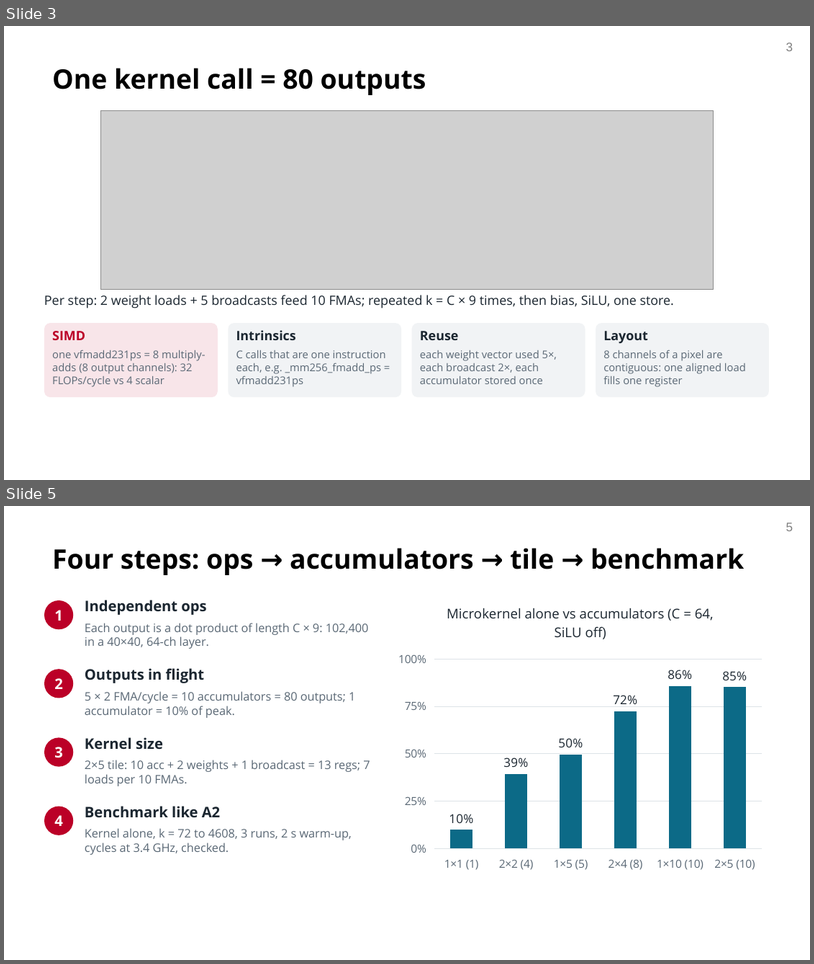
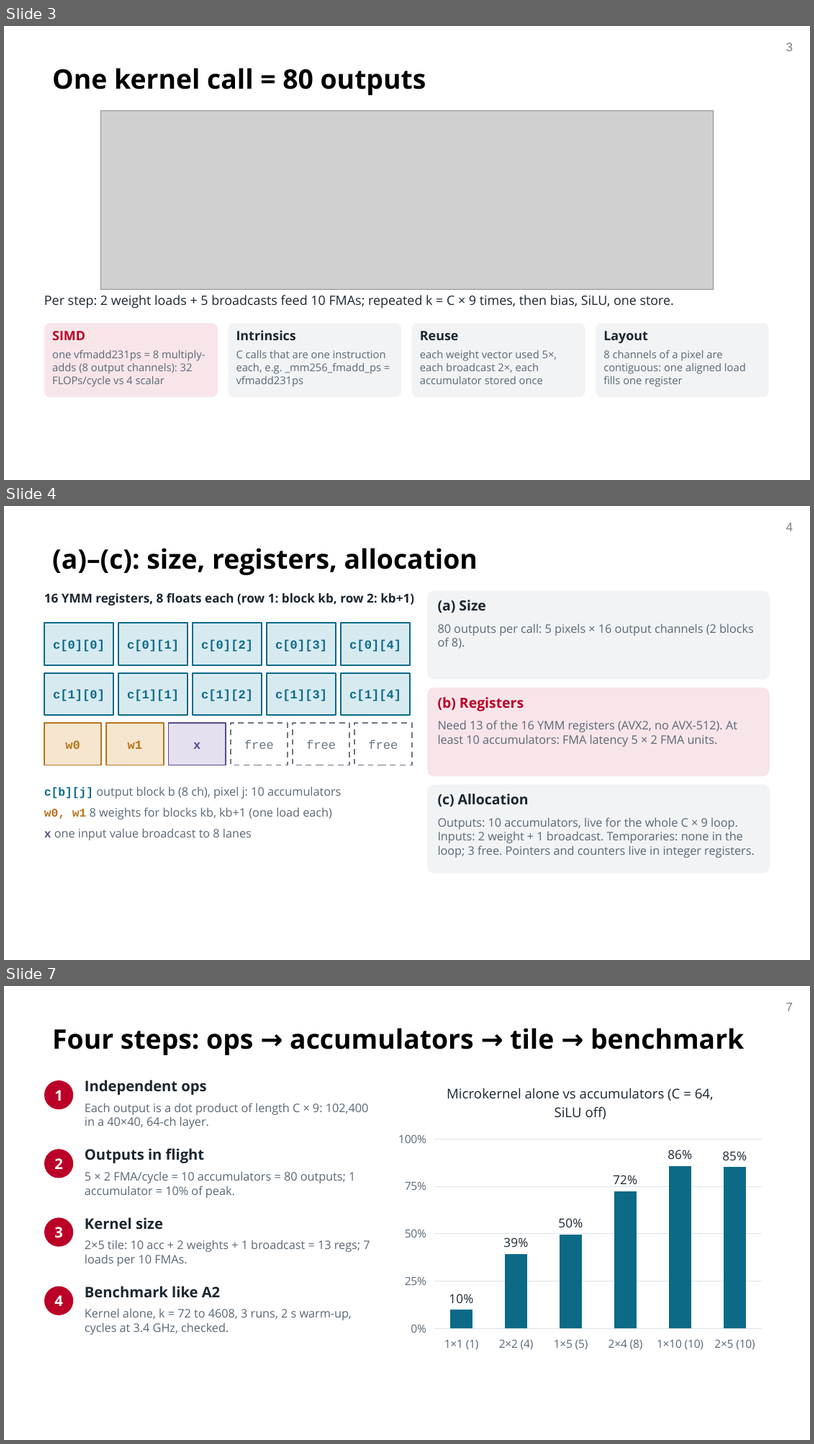
Before and after one commit to OTANK10/fast-yolov8-broadwell, a slide deck: docs/milestone/om/slides/om_mid_presentation_cmu.pptx. Shown one above the other, each under a label of ours: slides 3 and 5 before the commit, slides 3, 4 and 7 after it; the slides between them are not shown. The pictures are 814x964 and 814x1444 pixels, drawn with LibreOffice and Linux fonts; fonts in the diff are those of the drawing; grey boxes stand for pictures; background and template pictures are left out. Boxes give left, top, right and bottom in pixels: in the first picture for what was removed or moved away, otherwise in the second. Text is boxed around its words. In the diff, an @@ line names an element or a change of style, - is before the commit and + after.

```diff
--- a/docs/milestone/om/slides/om_mid_presentation_cmu.pptx
+++ b/docs/milestone/om/slides/om_mid_presentation_cmu.pptx
@@ slide 4 added at [4,506,810,960], background #FFFFFF; not listed: 1 template element that a slide beside it also shows @@
@@ title added at [52,548,478,575], 24 pt, text #000000, bold @@
+(a)–(c): size, registers, allocation
@@ rounded rectangle added at [427,591,770,680], fill #F1F3F5 @@
@@ text added at [44,593,414,605], 11 pt, text #1B2630, bold @@
+16 YMM registers, 8 floats each (row 1: block kb, row 2: kb+1)
@@ text added at [438,600,486,613], 12.5 pt, text #1B2630, bold @@
+(a) Size
@@ rectangle added at [44,623,113,665], fill #D7EAF0, outline #0C6A87 1.25 pt, 11 pt, text #0C6A87, bold @@
+c[0][0]
@@ rectangle added at [118,623,188,665], fill #D7EAF0, outline #0C6A87 1.25 pt, 11 pt, text #0C6A87, bold @@
+c[0][1]
@@ rectangle added at [193,623,262,665], fill #D7EAF0, outline #0C6A87 1.25 pt, 11 pt, text #0C6A87, bold @@
+c[0][2]
@@ rectangle added at [267,623,336,665], fill #D7EAF0, outline #0C6A87 1.25 pt, 11 pt, text #0C6A87, bold @@
+c[0][3]
@@ rectangle added at [341,623,410,665], fill #D7EAF0, outline #0C6A87 1.25 pt, 11 pt, text #0C6A87, bold @@
+c[0][4]
@@ text added at [438,623,754,649], 10.5 pt, text #5A6875 @@
+80 outputs per call: 5 pixels × 16 output channels (2 blocks of 8).
@@ rectangle added at [44,673,113,715], fill #D7EAF0, outline #0C6A87 1.25 pt, 11 pt, text #0C6A87, bold @@
+c[1][0]
@@ rectangle added at [118,673,188,715], fill #D7EAF0, outline #0C6A87 1.25 pt, 11 pt, text #0C6A87, bold @@
+c[1][1]
@@ rectangle added at [193,673,262,715], fill #D7EAF0, outline #0C6A87 1.25 pt, 11 pt, text #0C6A87, bold @@
+c[1][2]
@@ rectangle added at [267,673,336,715], fill #D7EAF0, outline #0C6A87 1.25 pt, 11 pt, text #0C6A87, bold @@
+c[1][3]
@@ rectangle added at [341,673,410,715], fill #D7EAF0, outline #0C6A87 1.25 pt, 11 pt, text #0C6A87, bold @@
+c[1][4]
@@ rounded rectangle added at [427,687,770,776], fill #F8E5E9 @@
@@ text added at [438,697,524,711], 12.5 pt, text #BB0027, bold @@
+(b) Registers
@@ text added at [438,720,738,746], 10.5 pt, text #5A6875 @@
+Need 13 of the 16 YMM registers (AVX2, no AVX-512). At least 10 accumulators: FMA latency 5 × 2 FMA units.
@@ rectangle added at [44,723,102,765], fill #F5E6CF, outline #B7731A 1.25 pt, 11 pt, text #B7731A, bold @@
+w0
@@ rectangle added at [106,723,164,765], fill #F5E6CF, outline #B7731A 1.25 pt, 11 pt, text #B7731A, bold @@
+w1
@@ rectangle added at [168,723,226,765], fill #E4E0F0, outline #5B4B8A 1.25 pt, 11 pt, text #5B4B8A, bold @@
+x
@@ rectangle added at [231,723,288,765], fill #FFFFFF, outline #6B7782 1.25 pt dashed, 11 pt, text #6B7782 @@
+free
@@ rectangle added at [293,723,350,765], fill #FFFFFF, outline #6B7782 1.25 pt dashed, 11 pt, text #6B7782 @@
+free
@@ rectangle added at [355,723,412,765], fill #FFFFFF, outline #6B7782 1.25 pt dashed, 11 pt, text #6B7782 @@
+free
@@ text added at [44,786,341,840], 10.5 pt, text #5A6875 @@
+c[b][j] output block b (8 ch), pixel j: 10 accumulators
+w0, w1 8 weights for blocks kb, kb+1 (one load each)
+x one input value broadcast to 8 lanes
@@ rounded rectangle added at [427,784,770,873], fill #F1F3F5 @@
@@ text added at [438,793,529,806], 12.5 pt, text #1B2630, bold @@
+(c) Allocation
@@ text added at [438,817,755,857], 10.5 pt, text #5A6875 @@
+Outputs: 10 accumulators, live for the whole C × 9 loop. Inputs: 2 weight + 1 broadcast. Temporaries: none in the loop; 3 free. Pointers and counters live in integer registers.
@@ what was slide 5 is now slide 7 @@
@@ page number at [787,1003,794,1011]: text changed @@
-5
+7
```
Also in this commit, not shown: 5 slides changed, 3 other slides added, 2 slides removed, 6 other files.
